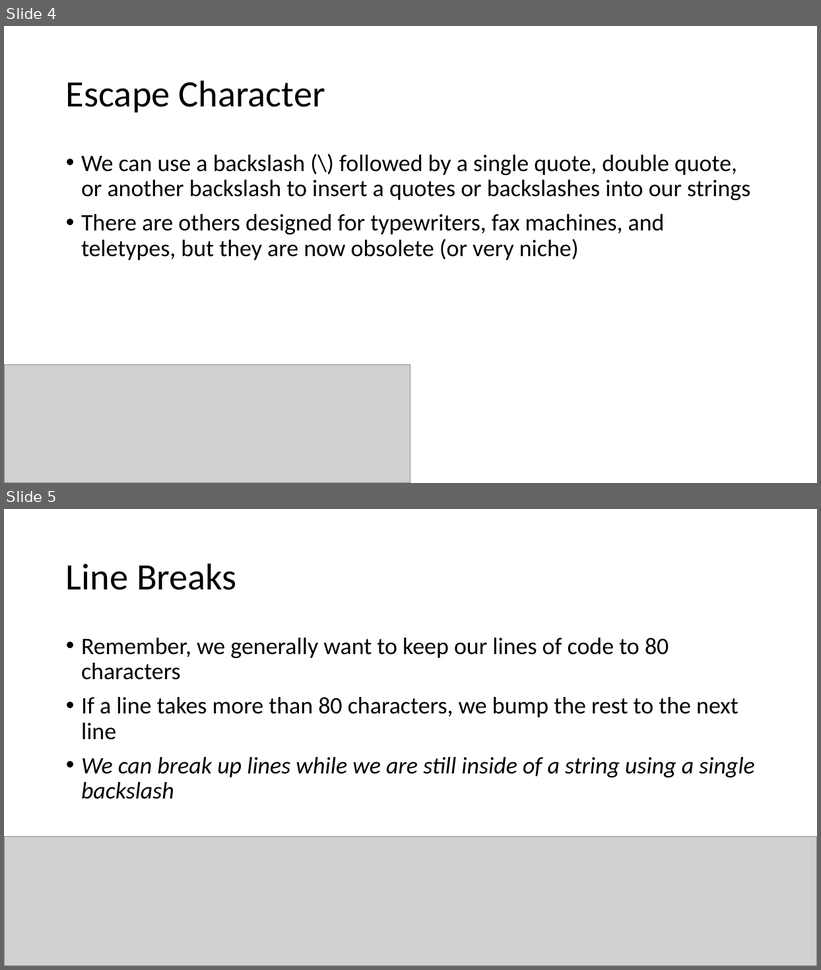
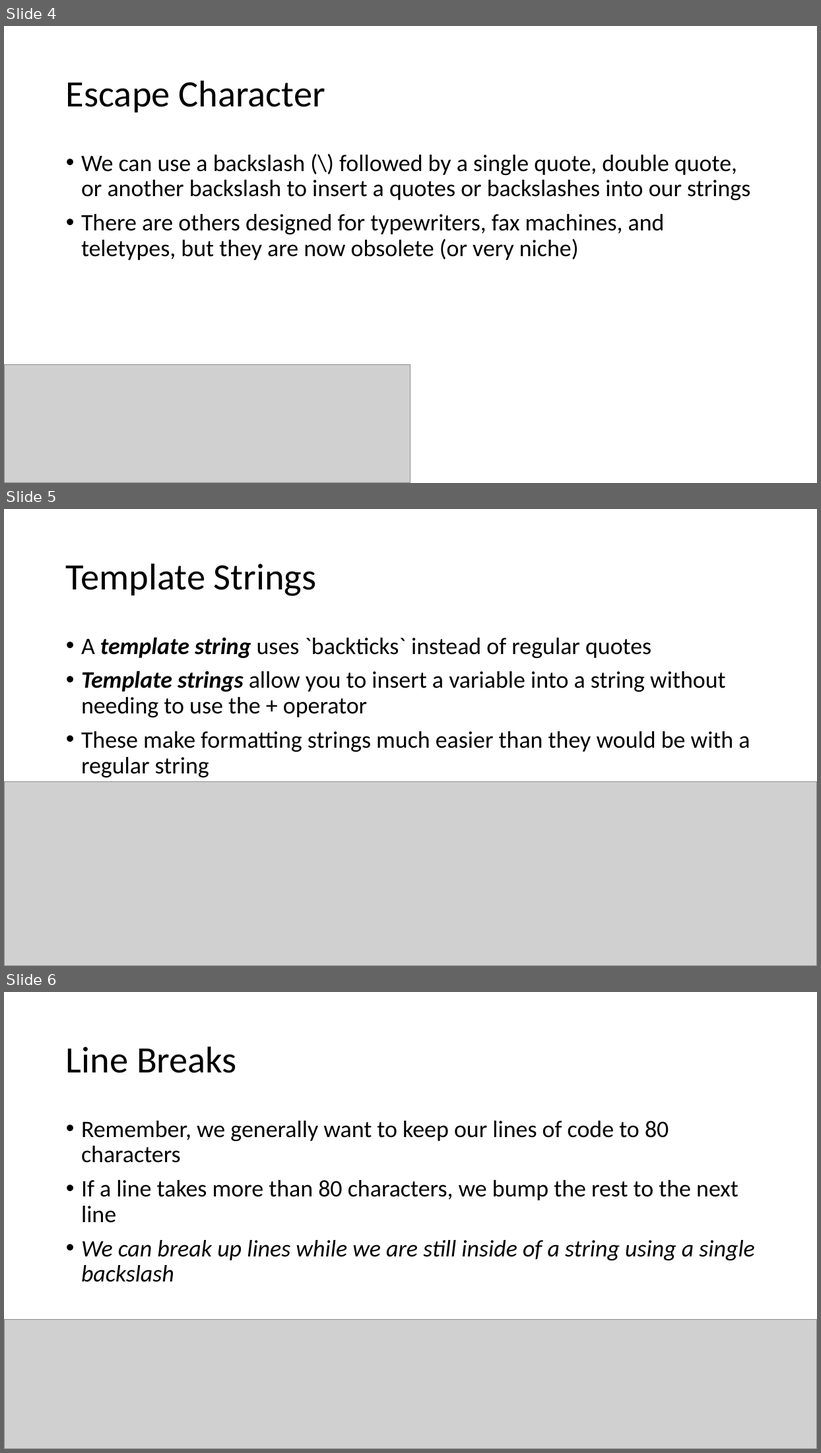
Before and after one commit to YWCANWIL-TechLab/Module4-DataTypes-Day1, a slide deck: slides/Strings.pptx. Shown one above the other, each under a label of ours: slides 4 and 5 before the commit, slides 4, 5 and 6 after it. The pictures are 821x970 and 821x1453 pixels, drawn with LibreOffice and Linux fonts; fonts in the diff are those of the drawing; grey boxes stand for pictures. Boxes give left, top, right and bottom in pixels: in the first picture for what was removed or moved away, otherwise in the second. Text is boxed around its words. In the diff, an @@ line names an element or a change of style, - is before the commit and + after.

Commit message:
Updated Strings PowerPoint

```diff
--- a/slides/Strings.pptx
+++ b/slides/Strings.pptx
@@ slide 5 added at [4, 509, 817, 966], background #FFFFFF @@
@@ title added at [66, 563, 317, 596], 44 pt, text #000000 @@
+Template Strings
@@ text added at [81, 637, 750, 778], 28 pt, text #000000 @@
+• A template string uses `backticks` instead of regular quotes
+• Template strings allow you to insert a variable into a string without needing to use the + operator
+• These make formatting strings much easier than they would be with a regular string
@@ picture added at [4, 782, 817, 966] @@
@@ what was slide 5 is now slide 6 @@
```
Also in this commit, not shown: 1 slide changed, 1 other slide added, 2 other files.
